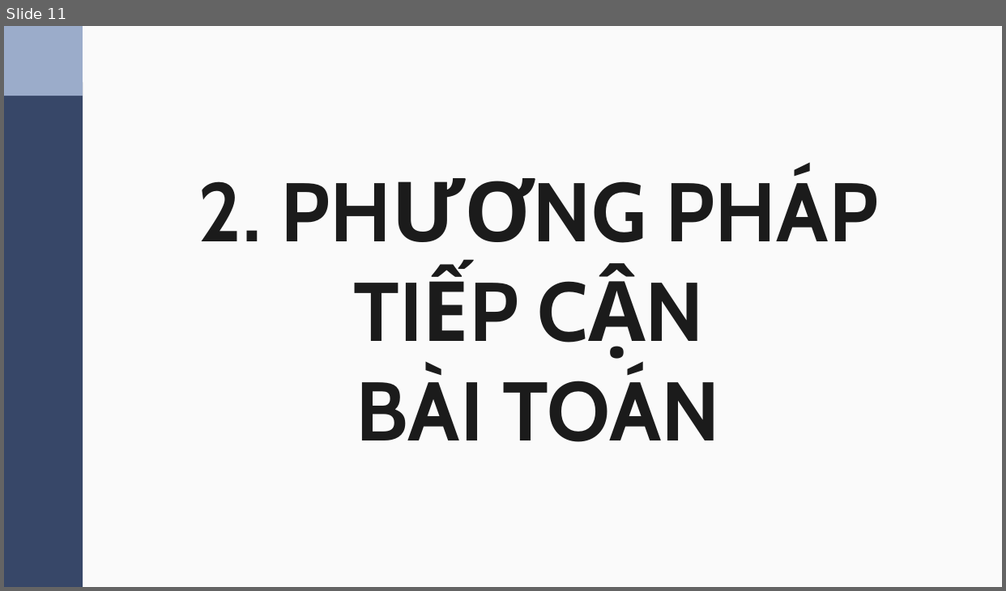
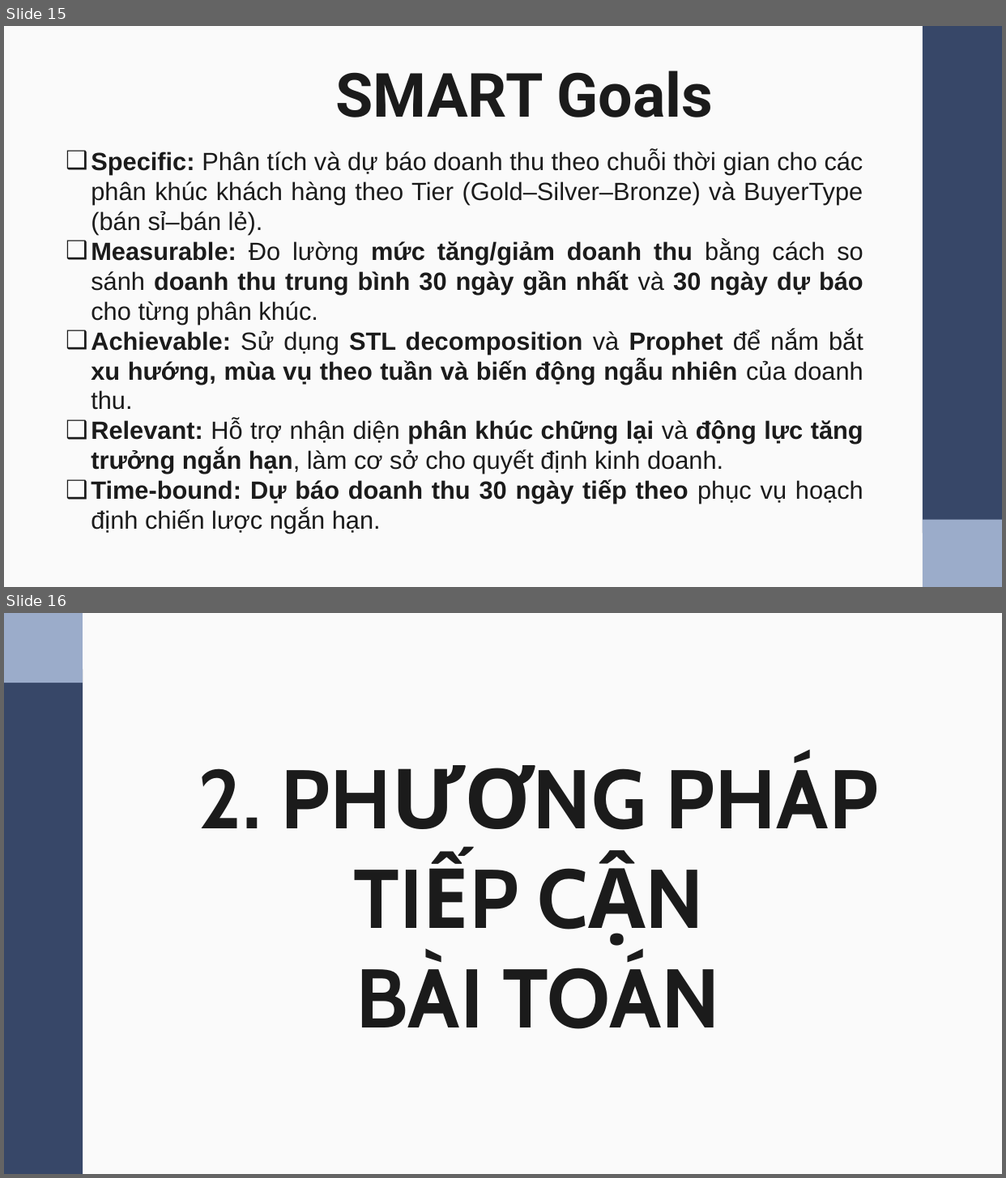
Before and after one commit to WindPham/24C12006_24C11060_final_project_DA_models, a slide deck: presentation/dam.pptx. Shown one above the other, each under a label of ours: slide 11 before the commit, slides 15 and 16 after it. The pictures are 1006x591 and 1006x1178 pixels, drawn with LibreOffice and Linux fonts; fonts in the diff are those of the drawing. Boxes give left, top, right and bottom in pixels: in the first picture for what was removed or moved away, otherwise in the second. Text is boxed around its words. In the diff, an @@ line names an element or a change of style, - is before the commit and + after.

```diff
--- a/presentation/dam.pptx
+++ b/presentation/dam.pptx
@@ slide 15 added at bbox=[4, 26, 1002, 587], background #FAFAFA @@
@@ rectangle added at bbox=[922, 26, 1002, 533], fill #374768 @@
@@ title added at bbox=[335, 71, 714, 118], 44 pt, text #1B1B1B, bold @@
+SMART Goals
@@ text added at bbox=[91, 150, 863, 534], 18 pt, text #1B1B1B @@
+❑ Specific: Phân tích và dự báo doanh thu theo chuỗi thời gian cho các phân khúc khách hàng theo Tier (Gold–Silver–Bronze) và BuyerType (bán sỉ–bán lẻ).
+❑ Measurable: Đo lường mức tăng/giảm doanh thu bằng cách so sánh doanh thu trung bình 30 ngày gần nhất và 30 ngày dự báo cho từng phân khúc.
+❑ Achievable: Sử dụng STL decomposition và Prophet để nắm bắt xu hướng, mùa vụ theo tuần và biến động ngẫu nhiên của doanh thu.
+❑ Relevant: Hỗ trợ nhận diện phân khúc chững lại và động lực tăng trưởng ngắn hạn, làm cơ sở cho quyết định kinh doanh.
+❑ Time-bound: Dự báo doanh thu 30 ngày tiếp theo phục vụ hoạch định chiến lược ngắn hạn.
@@ rectangle added at bbox=[922, 520, 1002, 587], fill #9BACCA @@
@@ what was slide 11 is now slide 16 @@
```
Also in this commit, not shown: 21 slides changed, 16 other slides added, 4 other files.
